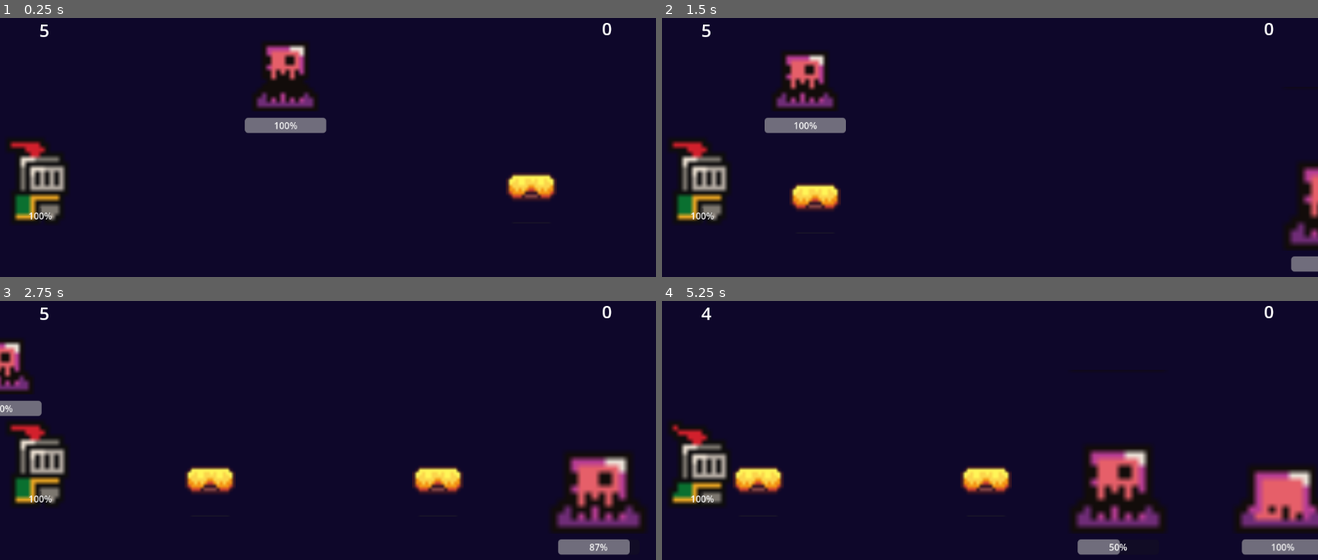
Above: before the commit, frames 1-4 (two rows, left to right).
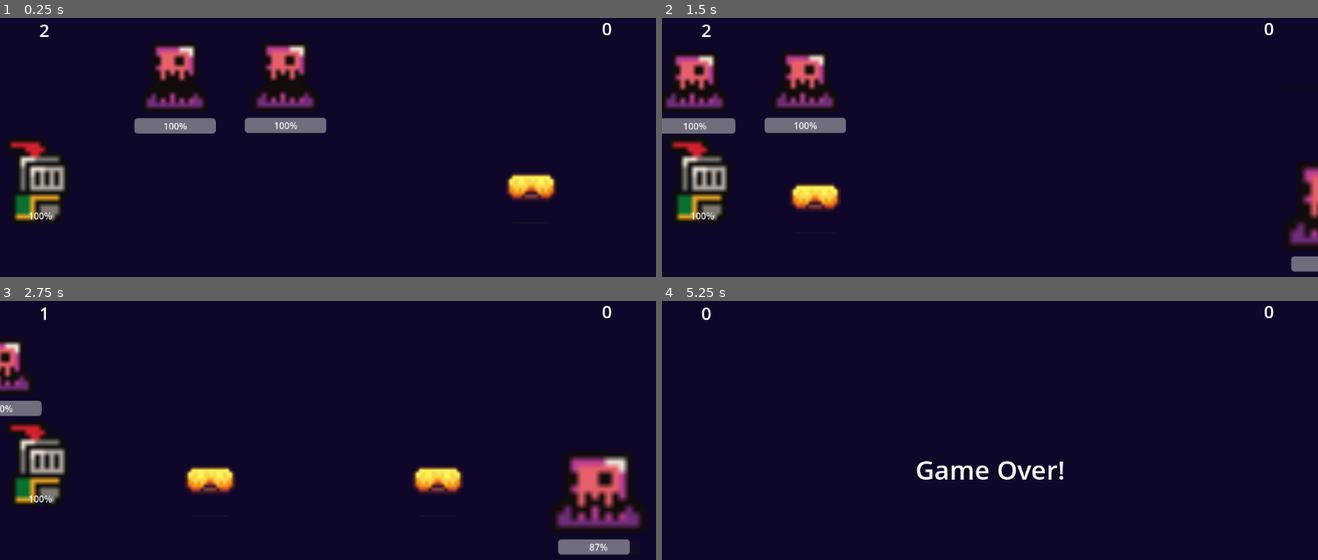
Above: after the commit, the same moments.

Repository: mightynumber2/godot-components
Game: Godot game, scene res://main.tscn
Same seed, same stepped clock (60 frames per second), same inputs: the game is played once before the commit and once after it.
Inputs:
- Up to frame 1 (0.25 s): no input
- Up to frame 2 (1.5 s): no input
- Up to frame 3 (2.75 s): no input
- Up to frame 4 (5.25 s): no input

The runs differ from the first frame. In frame 1, 2.6% of the frame differs, in the area x 6-33%, y 2-45%; in frame 2, 2.4%; in frame 3, less than 0.1%; in frame 4, 11%, in the area x 1-100%, y 2-99%.

Commit message:
Add game over logic and group updates
- Introduced a new group 'destroyed_on_game_over' for nodes
- Nodes in this group are cleaned up on game over
- Added game over label and visibility logic
- Adjusted 'maximum_units_through' from 5 to 2
- Added new instances and groups to various scenes
- Updated global group definitions in project settings

Diff:
--- a/big_slime.tscn
+++ b/big_slime.tscn
@@ -70,7 +70,7 @@
 [sub_resource type="RectangleShape2D" id="RectangleShape2D_hgbwr"]
 size = Vector2(112, 142)
 
-[node name="Slime" type="CharacterBody2D" groups=["enemy"]]
+[node name="Slime" type="CharacterBody2D" groups=["destroyed_on_game_over", "enemy"]]
 collision_mask = 2
 script = ExtResource("1_1nq6c")
 speed = 100.0
--- a/game.gd
+++ b/game.gd
@@ -2,7 +2,10 @@
 
 @onready var score_label: Label = $CanvasLayer/ScoreLabel
 @onready var slime_through_label: Label = $CanvasLayer/SlimeThroughLabel
-@export var maximum_units_through: int = 5
+@onready var game_over_label: Label = $CanvasLayer/GameOverLabel
+
+@export var maximum_units_through: int = 2
+
 
 var points: int = 0
 
@@ -13,6 +16,12 @@
 	maximum_units_through -= 1
 	slime_through_label.text = str(maximum_units_through)
 
+	if maximum_units_through <= 0:
+		game_over_label.visible = true
+		var to_destroy = get_tree().get_nodes_in_group("destroyed_on_game_over")
+		for item in to_destroy:
+			item.queue_free()
+
 func _on_slime_died():
 	points += 1
 	score_label.text = str(points)
--- a/knight.tscn
+++ b/knight.tscn
@@ -42,7 +42,7 @@
 [sub_resource type="RectangleShape2D" id="RectangleShape2D_e5e17"]
 size = Vector2(73, 126)
 
-[node name="Knight" type="StaticBody2D" groups=["friend"]]
+[node name="Knight" type="StaticBody2D" groups=["destroyed_on_game_over", "friend"]]
 collision_layer = 2
 collision_mask = 2
 script = ExtResource("1_t45g7")
@@ -55,7 +55,7 @@
 autoplay = "default"
 frame_progress = 0.0135433
 
-[node name="Timer" type="Timer" parent="."]
+[node name="Timer" type="Timer" parent="." groups=["friend"]]
 unique_name_in_owner = true
 
 [node name="HealthBar" type="ProgressBar" parent="."]
--- a/main.tscn
+++ b/main.tscn
@@ -28,7 +28,10 @@
 [node name="TestSlime" parent="." instance=ExtResource("3_da0t2")]
 position = Vector2(550, 92)
 
-[node name="Spawner" type="Marker2D" parent="."]
+[node name="TestSlime2" parent="." instance=ExtResource("3_da0t2")]
+position = Vector2(356, 93)
+
+[node name="Spawner" type="Marker2D" parent="." groups=["destroyed_on_game_over"]]
 position = Vector2(1325, 336)
 script = ExtResource("4_v4rab")
 items = Array[PackedScene]([ExtResource("3_da0t2"), ExtResource("5_sc0do")])
@@ -62,6 +65,24 @@
 theme_override_font_sizes/font_size = 31
 text = "0"
 
+[node name="GameOverLabel" type="Label" parent="CanvasLayer"]
+visible = false
+anchors_preset = 8
+anchor_left = 0.5
+anchor_top = 0.5
+anchor_right = 0.5
+anchor_bottom = 0.5
+offset_left = -164.5
+offset_top = -93.0
+offset_right = 164.5
+offset_bottom = 93.0
+grow_horizontal = 2
+grow_vertical = 2
+theme_override_font_sizes/font_size = 46
+text = "Game Over!"
+horizontal_alignment = 1
+vertical_alignment = 1
+
 [connection signal="fish_died" from="Spawner" to="." method="_on_slime_died"]
 [connection signal="body_entered" from="SlimeGrinder" to="." method="_on_slime_detector_body_entered"]
 [connection signal="body_entered" from="SlimeGrinder" to="SlimeGrinder" method="_on_body_entered"]
--- a/project.godot
+++ b/project.godot
@@ -14,3 +14,9 @@
 run/main_scene="res://main.tscn"
 config/features=PackedStringArray("4.3", "Forward Plus")
 config/icon="res://icon.svg"
+
+[global_group]
+
+destroyed_on_game_over=""
+enemy=""
+friend=""
--- a/projectile.tscn
+++ b/projectile.tscn
@@ -21,7 +21,7 @@
 [sub_resource type="RectangleShape2D" id="RectangleShape2D_vrnfv"]
 size = Vector2(85, 48)
 
-[node name="Projectile" type="Sprite2D"]
+[node name="Projectile" type="Sprite2D" groups=["destroyed_on_game_over"]]
 script = ExtResource("1_ir7kn")
 metadata/_edit_group_ = true
 
--- a/slime.tscn
+++ b/slime.tscn
@@ -70,7 +70,7 @@
 [sub_resource type="RectangleShape2D" id="RectangleShape2D_hgbwr"]
 size = Vector2(69, 75)
 
-[node name="Slime" type="CharacterBody2D" groups=["enemy"]]
+[node name="Slime" type="CharacterBody2D" groups=["destroyed_on_game_over", "enemy"]]
 collision_mask = 2
 script = ExtResource("1_tsb1d")
 metadata/_edit_group_ = true
Not shown, changed: staged_diff.txt
